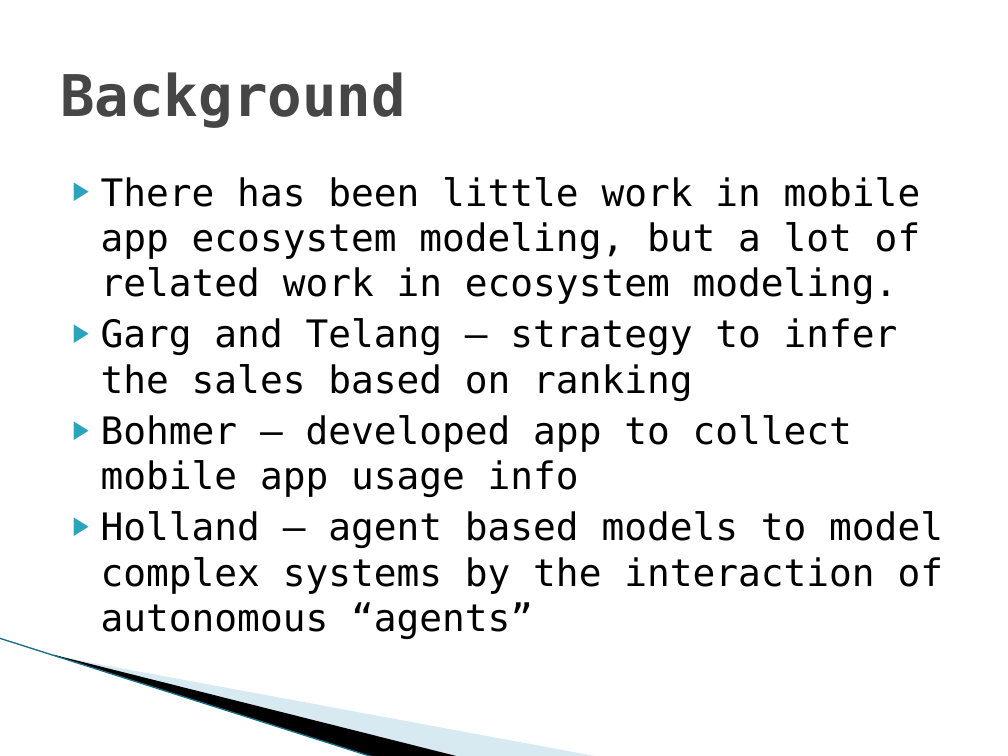
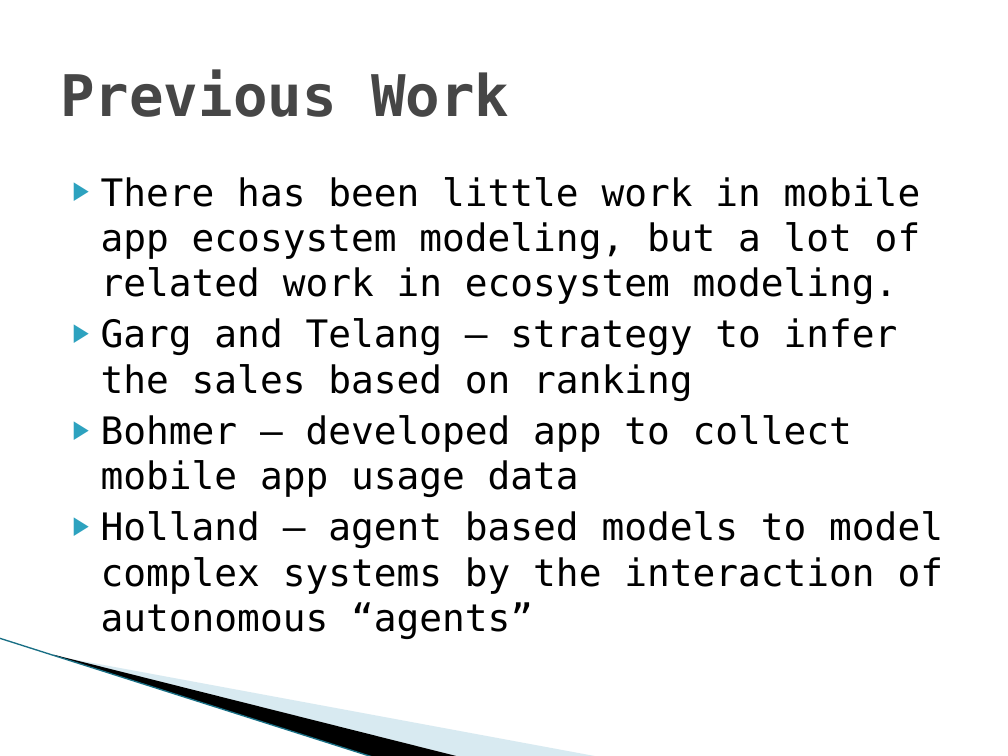
Before and after one commit to vfasburg/cse_848, a slide deck: slide 3 of paper/848_Paper_Presentation_Fasburg_Thomas.pptx (slide 4 before the commit). Drawn at 1008x756 pixels with LibreOffice and Linux fonts; fonts in the diff are those of the drawing; background and template pictures are left out. Boxes give left, top, right and bottom in pixels: in the first picture for what was removed or moved away, otherwise in the second. Text is boxed around its words. In the diff, an @@ line names an element or a change of style, - is before the commit and + after.

```diff
--- a/paper/848_Paper_Presentation_Fasburg_Thomas.pptx
+++ b/paper/848_Paper_Presentation_Fasburg_Thomas.pptx
@@ title at (x1=60, y1=69, x2=509, y2=117): text changed @@
-Background
+Previous Work
@@ text at (x1=101, y1=415, x2=852, y2=497): text changed @@
-▶ Bohmer – developed app to collect mobile app usage info
+▶ Bohmer – developed app to collect mobile app usage data
```
Also in this commit, not shown: 5 other slides changed, 1 slide added, 6 other files.
